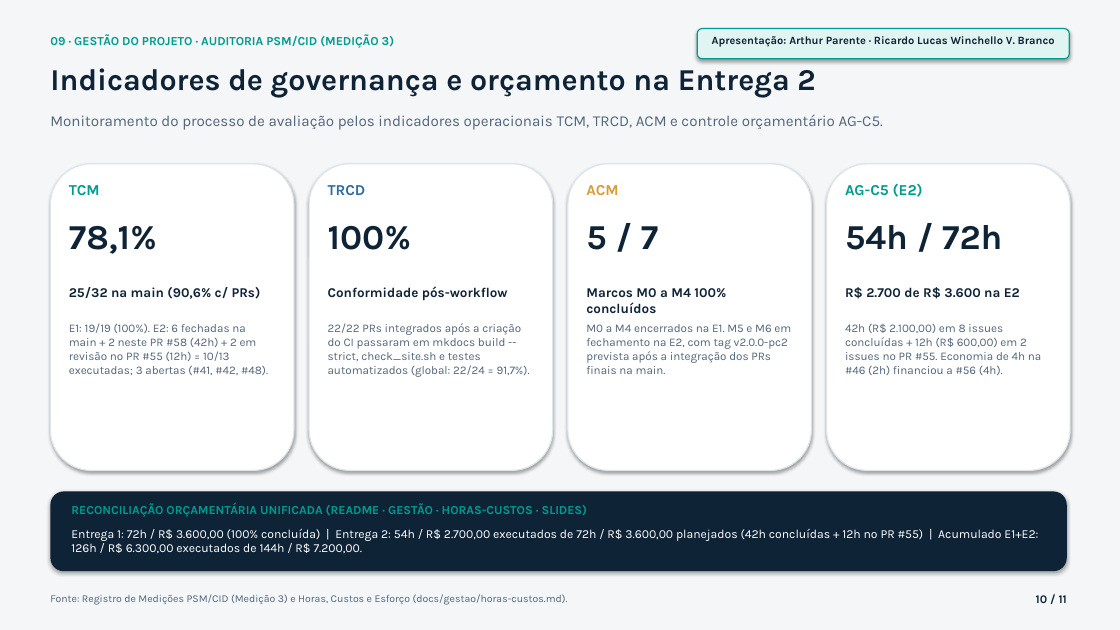
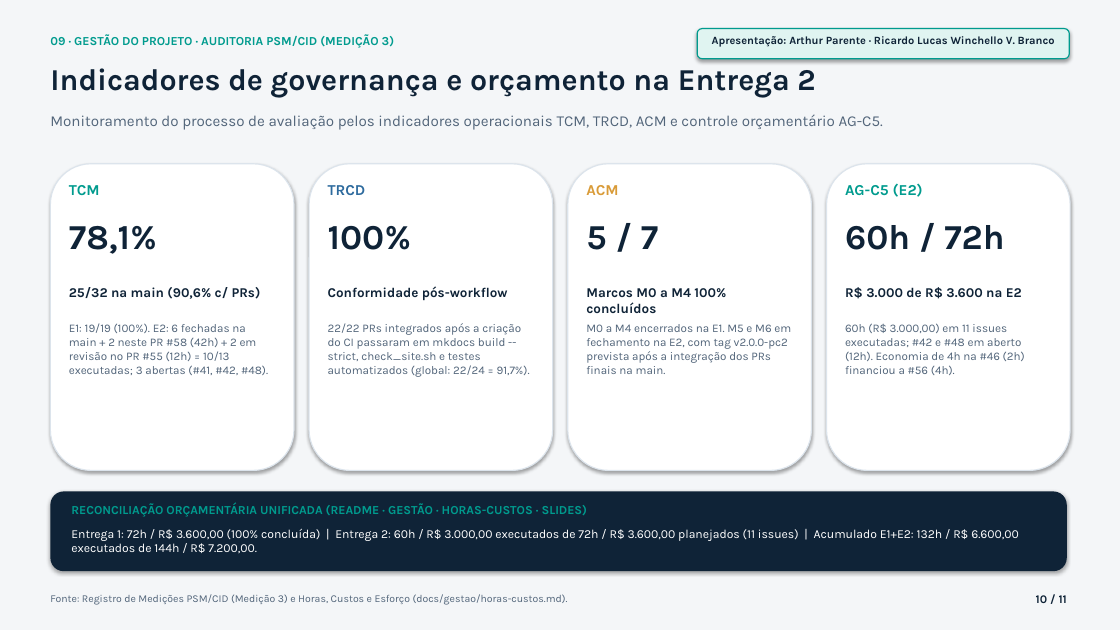
Before and after one commit to FCTE-Qualidade-de-Software-1/2026-2_T02_GRACE_HOPPER, a slide deck: slide 10 of docs/apresentacao_pc2.pptx. Drawn at 1120x630 pixels with LibreOffice and Linux fonts; fonts in the diff are those of the drawing. Boxes give left, top, right and bottom in pixels: in the first picture for what was removed or moved away, otherwise in the second. Text is boxed around its words. In the diff, an @@ line names an element or a change of style, - is before the commit and + after.

Commit message:
docs(fase4): reconciliar horas da E2 e atualizar slides do PC2 com o Gate M4 reprovado (#41)
- Totais da Entrega 2 passam para 60h / R$ 3.000,00 em 11 issues executadas
  (acumulado E1+E2: 132h / R$ 6.600,00) no README, gestão, horas-custos e registro.
- Slides do PC2: Gate M4 reprovado (ITAE = 0%), H2.2 confirmada (8/3/3),
  causa da Classe C, cenário de sensibilidade e orçamento atualizados; PDF regenerado.

```diff
--- a/docs/apresentacao_pc2.pptx
+++ b/docs/apresentacao_pc2.pptx
@@ text at <box>845,225,1004,250</box>: text changed @@
-54h / 72h
+60h / 72h
@@ text at <box>845,287,1022,299</box>: text changed @@
-R$ 2.700 de R$ 3.600 na E2
+R$ 3.000 de R$ 3.600 na E2
@@ text at <box>845,323,1025,375</box>: text changed @@
-42h (R$ 2.100,00) em 8 issues concluídas + 12h (R$ 600,00) em 2 issues no PR #55. Economia de 4h na #46 (2h) financiou a #56 (4h).
+60h (R$ 3.000,00) em 11 issues executadas; #42 e #48 em aberto (12h). Economia de 4h na #46 (2h) financiou a #56 (4h).
@@ text at <box>71,529,1019,553</box>: text changed @@
-Entrega 1: 72h / R$ 3.600,00 (100% concluída) | Entrega 2: 54h / R$ 2.700,00 executados de 72h / R$ 3.600,00 planejados (42h concluídas + 12h no PR #55) | Acumulado E1+E2: 126h / R$ 6.300,00 executados de 144h / R$ 7.200,00.
+Entrega 1: 72h / R$ 3.600,00 (100% concluída) | Entrega 2: 60h / R$ 3.000,00 executados de 72h / R$ 3.600,00 planejados (11 issues) | Acumulado E1+E2: 132h / R$ 6.600,00 executados de 144h / R$ 7.200,00.
```
Also in this commit, not shown: 6 other slides changed, 5 other files.
